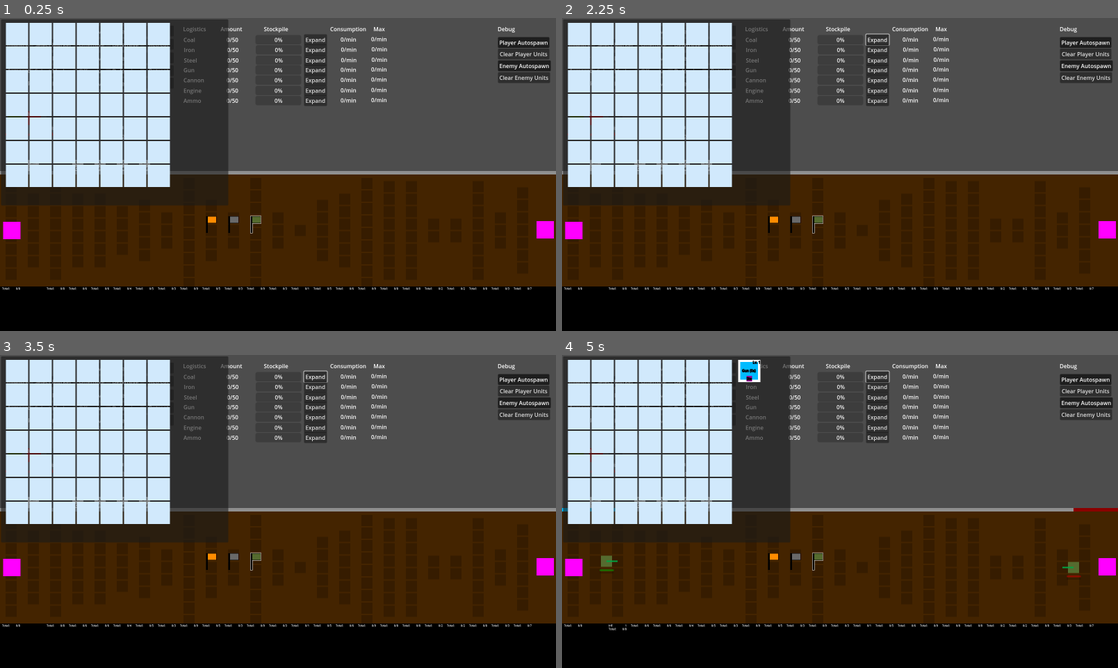
Above: before the commit, frames 1-4 (two rows, left to right).
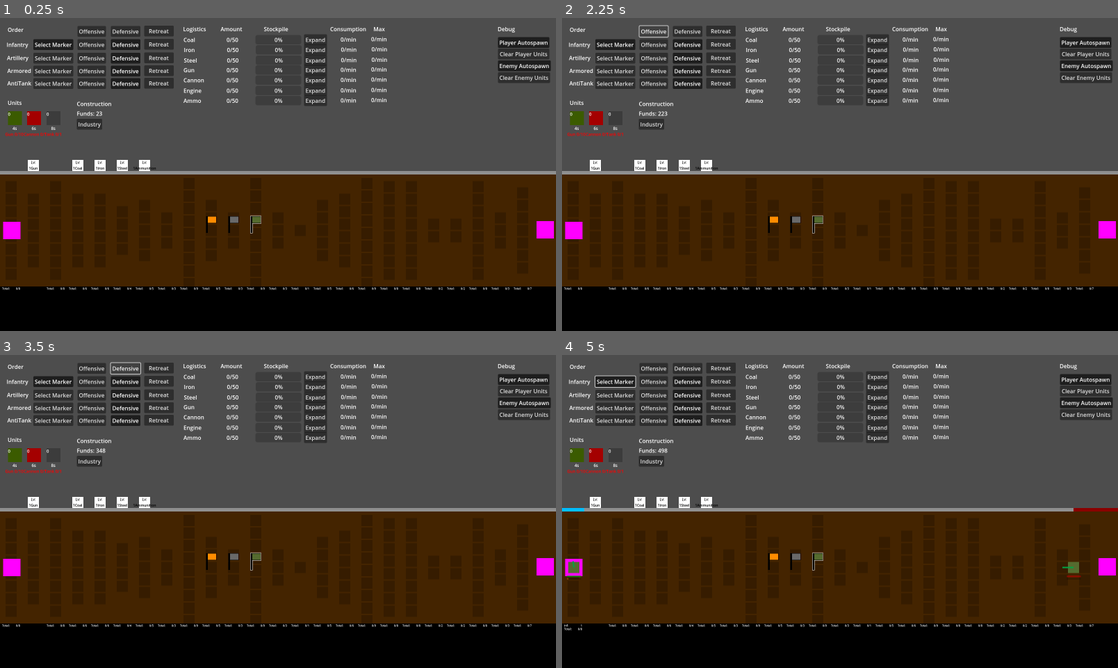
Above: after the commit, the same moments.

Repository: dwlee0802/AttritionWarfare
Game: Godot game, scene res://Scenes/game.tscn
Same seed, same stepped clock (60 frames per second), same inputs: the game is played once before the commit and once after it.
Inputs (mouse positions are in pixels of both pictures, inside the frame that each line leads up to):
- Up to frame 1 (0.25 s): no input
- Up to frame 2 (2.25 s): click (650, 124) at 0.5 s, where only the run after the commit has a clickable "Industry"; click "Expand" at 1.25 s; click "Offensive" at 2 s
- Up to frame 3 (3.5 s): click "Defensive" at 2.75 s
- Up to frame 4 (5 s): click "Retreat" at 3.5 s; click "Select Marker" at 4.25 s

The runs differ from the first frame. In frame 1, 23% of the frame differs, in the area x 0-42%, y 0-60%; in frame 2, 23%; in frame 3, 23%; in frame 4, 23%, in the area x 0-59%, y 0-88%.

Commit message:
Moved scripts to Scripts folder.

Diff:
--- a/Scenes/game.tscn
+++ b/Scenes/game.tscn
@@ -16,13 +16,13 @@
 [ext_resource type="ButtonGroup" uid="uid://wj5dpb8njxdy" path="res://Misc/artillery_order_button_group.tres" id="9_l64jy"]
 [ext_resource type="ButtonGroup" uid="uid://6mx1hky7l8wr" path="res://Misc/armored_order_button_group.tres" id="10_v5opw"]
 [ext_resource type="ButtonGroup" uid="uid://cw040k3tugkfl" path="res://Misc/antitank_order_button_group.tres" id="11_tirxr"]
-[ext_resource type="Script" path="res://Scenes/ConstructionTab.gd" id="14_jv0wn"]
+[ext_resource type="Script" path="res://Scripts/ConstructionTab.gd" id="14_jv0wn"]
 [ext_resource type="Script" path="res://Scripts/World.gd" id="16_g4x6a"]
 [ext_resource type="PackedScene" uid="uid://vpwwfpyp3c50" path="res://Scenes/command_marker.tscn" id="17_uqvni"]
 [ext_resource type="Script" path="res://Scripts/Ground.gd" id="18_c33n3"]
 [ext_resource type="PackedScene" uid="uid://ps851n03q6ik" path="res://Scenes/block.tscn" id="19_n67nq"]
 [ext_resource type="PackedScene" uid="uid://b8dplhrs8j080" path="res://Scenes/industry_editor.tscn" id="21_250fa"]
-[ext_resource type="Script" path="res://Scenes/Deck.gd" id="23_b2mc6"]
+[ext_resource type="Script" path="res://Scripts/Deck.gd" id="23_b2mc6"]
 
 [sub_resource type="InputEventKey" id="InputEventKey_2uyt1"]
 device = -1
@@ -959,10 +959,10 @@
 
 [node name="ConstructionTab" type="Label" parent="."]
 layout_mode = 0
-offset_left = 295.0
-offset_top = 302.0
-offset_right = 395.0
-offset_bottom = 325.0
+offset_left = 221.0
+offset_top = 235.0
+offset_right = 321.0
+offset_bottom = 258.0
 text = "Construction"
 script = ExtResource("14_jv0wn")
 
@@ -972,6 +972,13 @@
 offset_right = 65.0
 offset_bottom = 51.0
 text = "Funds: 0"
+
+[node name="IndustryButton" type="Button" parent="ConstructionTab"]
+layout_mode = 0
+offset_top = 55.0
+offset_right = 73.0
+offset_bottom = 86.0
+text = "Industry"
 
 [node name="PlayerNation" type="Node" parent="." node_paths=PackedStringArray("hq")]
 script = ExtResource("4_kokw5")
@@ -1344,6 +1351,7 @@
 
 [node name="IndustryEditor" parent="." instance=ExtResource("21_250fa")]
 process_priority = 1
+visible = false
 layout_mode = 0
 anchors_preset = 0
 anchor_right = 0.0
--- a/Scripts/CommandMarker.gd
+++ b/Scripts/CommandMarker.gd
@@ -27,7 +27,7 @@
 		$Sprite2D/Sprite2D.self_modulate = Color.DARK_ORANGE
 
 
-func _physics_process(delta):
+func _physics_process(_delta):
 	if OrderTab.selectedType == type and Input.is_action_pressed("right_click"):
 		global_position = get_global_mouse_position()
 	else:
--- a/Scripts/Nation.gd
+++ b/Scripts/Nation.gd
@@ -102,8 +102,8 @@
 		return false
 
 
-func CheckStockSpace(type, amount) -> bool:
-	if resources[type] < stockMax[type]:
+func CheckStockSpace(type, amount = 0) -> bool:
+	if resources[type] + amount <= stockMax[type]:
 		return true
 	else:
 		return false
Renamed: Scenes/ConstructionTab.gd -> Scripts/ConstructionTab.gd
Renamed: Scenes/Deck.gd -> Scripts/Deck.gd
